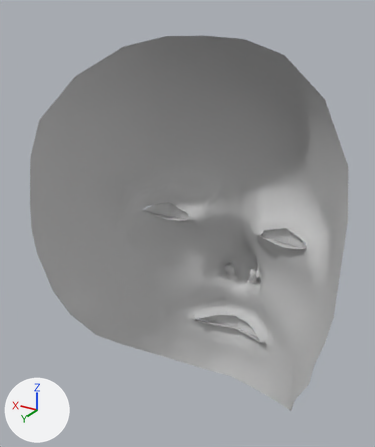
The Blender file experiments/05 - Capture the Face/src/data/face.blend, before and after one commit.
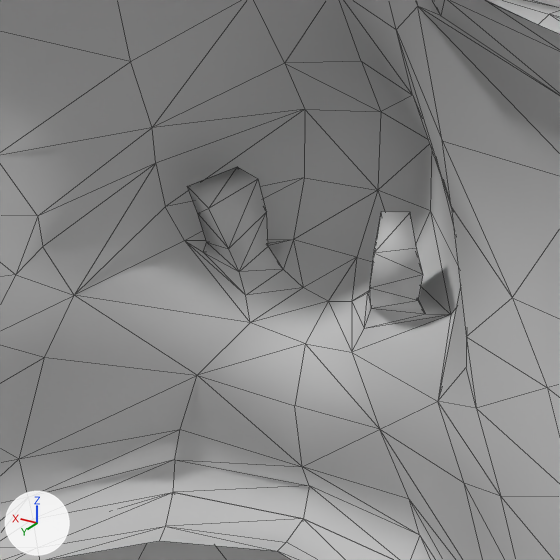
Each version is shown whole from a 50 mm lens placed at (-0.741, 1.655, 0.83), pointed at (0.089, 0.272, 0.139), then close up on the part from 53% to 73% of the width and 54% to 71% of the height. Arrows for +X, +Y and +Z are at lower left; the lights stay in place. The close-ups show mesh edges as thin lines.

In view in the first close-up: 'Head', 'feature points.001'.
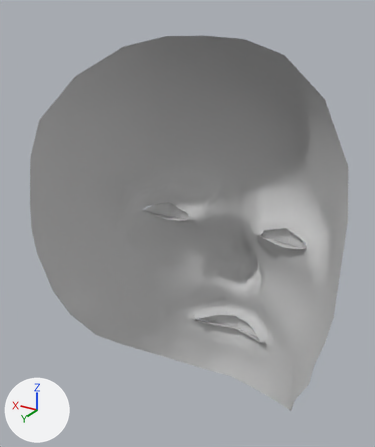
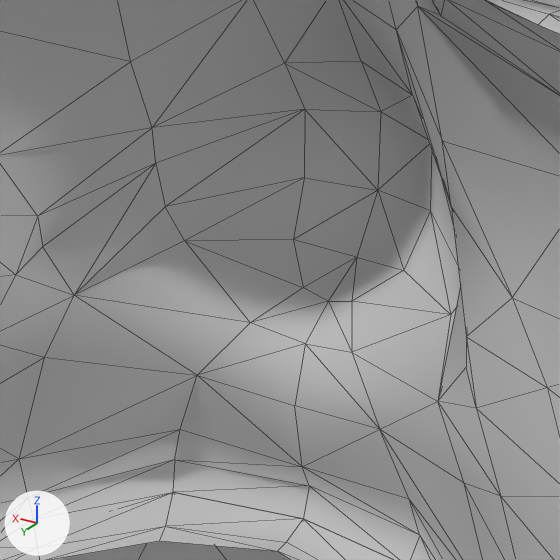
The change in detail:
me_head is used by ob_head; location (0.0, 0.0, 0.0).
me_head had 227 vertices, 370 faces and spanned x 0.0..0.5, y -0.072..0.58, z -0.605..0.741.
me_head now has 211 vertices, 338 faces and spans x 0.0..0.5, y -0.072..0.58, z -0.605..0.741.
Part 1, on me_head:
16 vertices are removed from x 0.026..0.068, y -0.014..0.043, z -0.187..-0.119.
34 faces are deleted.
2 new faces join them.

Where the change shows, as pixel boxes (x1, y1, x2, y2) in the close-ups (560 x 560 px):
part 1 of me_head, cut back: before (185, 167, 450, 352); after (185, 240, 450, 352)
